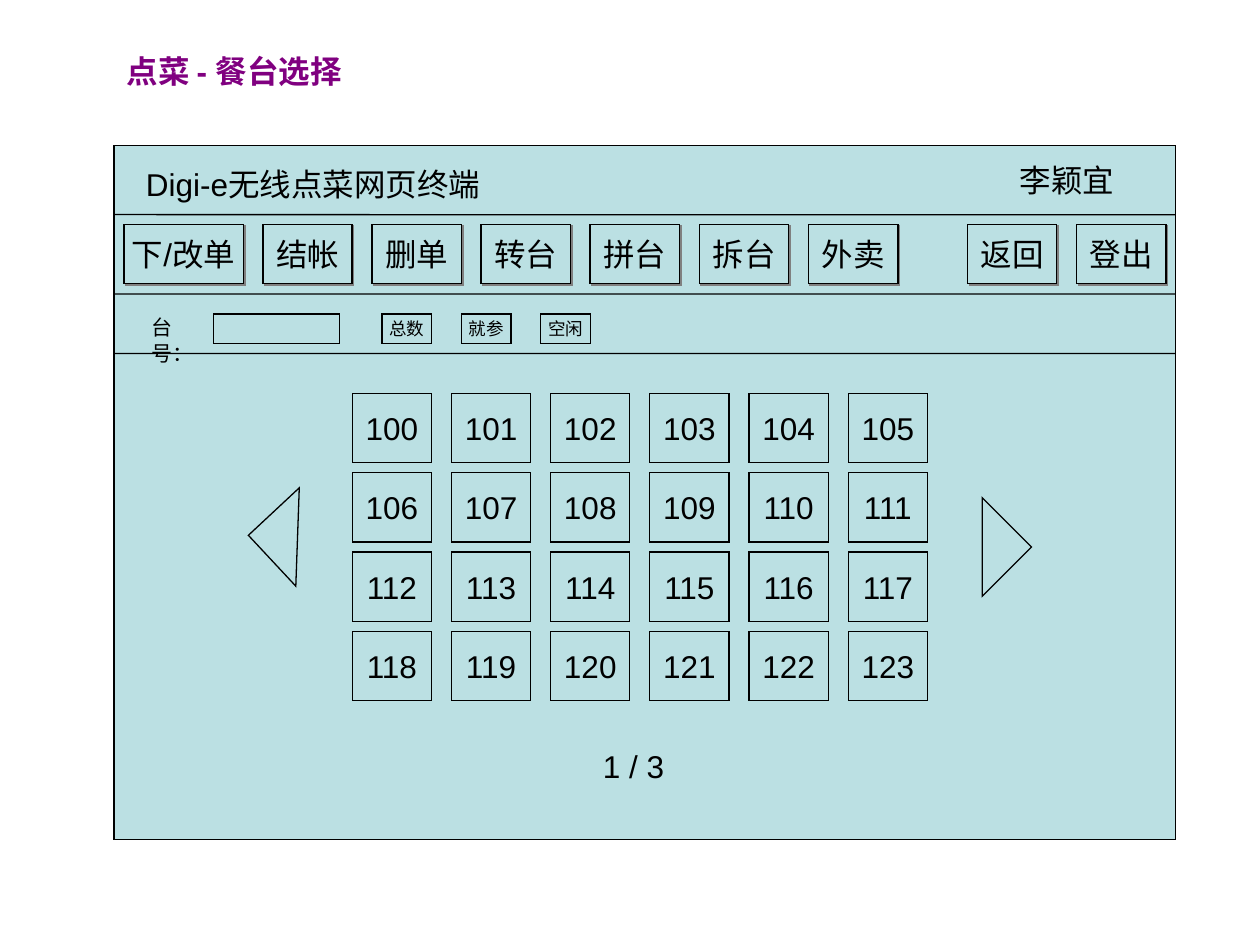
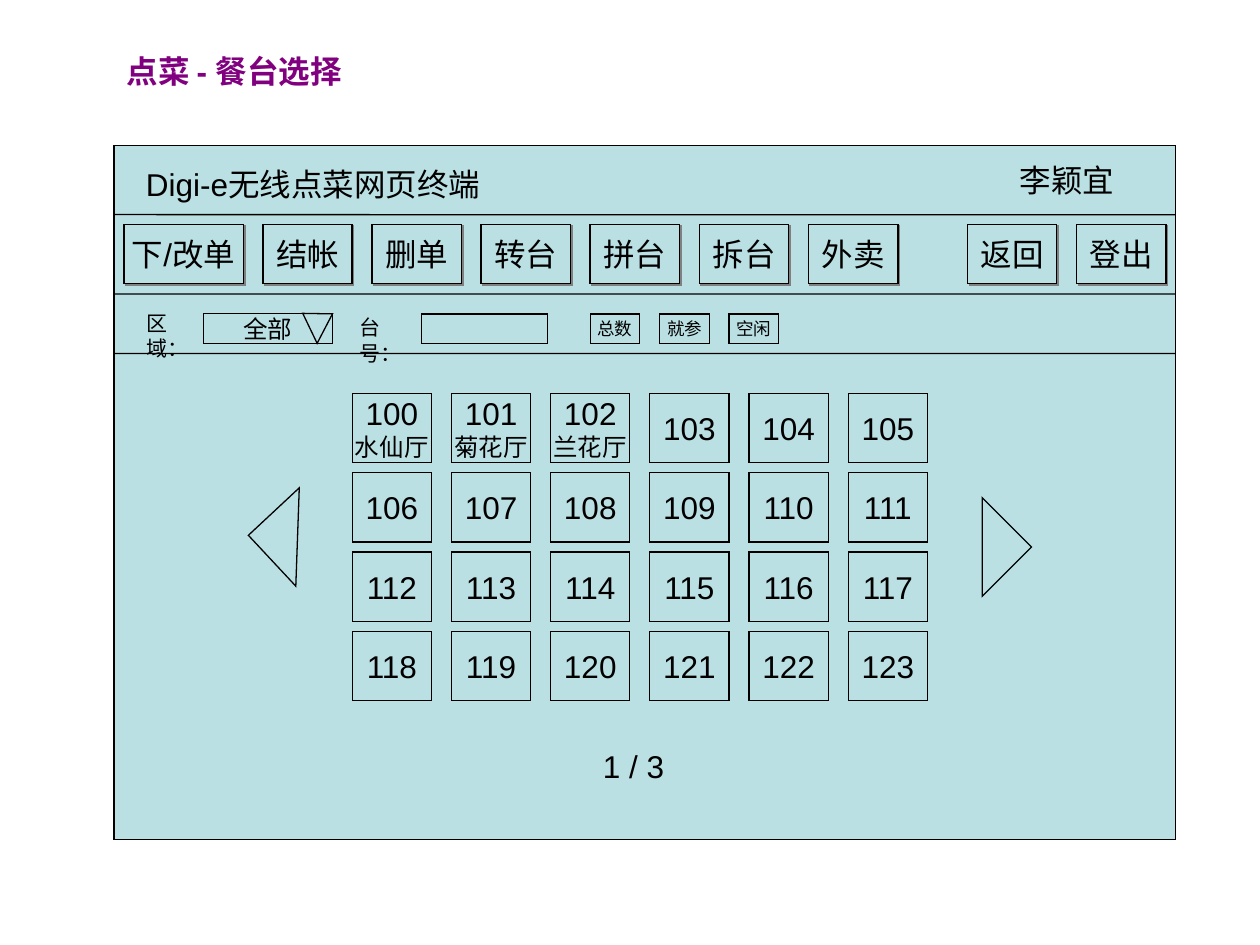
Before and after one commit to runt18/wireless-order-solution, a slide deck: slide 3 of doc/Digi-e网页终端需求.ppt. Drawn at 1260x945 pixels with LibreOffice and Linux fonts; fonts in the diff are those of the drawing. Boxes give left, top, right and bottom in pixels: in the first picture for what was removed or moved away, otherwise in the second. Text is boxed around its words. In the diff, an @@ line names an element or a change of style, - is before the commit and + after.

```diff
--- a/doc/Digi-e网页终端需求.ppt
+++ b/doc/Digi-e网页终端需求.ppt
@@ text added at <box>146,314,188,358</box>, 12 pt, text #000000 @@
+区域：
@@ rectangle added at <box>203,314,331,344</box>, fill #BBE0E3, outline #000000 0.74 pt, 14 pt, text #000000 @@
+全部
@@ triangle added at <box>302,313,333,344</box>, fill #BBE0E3, outline #000000 0.74 pt @@
@@ 2 rectangles, 1 text: place and size @@
-2 rectangles, 1 text at <box>151,314,431,363</box>
+2 rectangles, 1 text at <box>360,314,639,363</box>
@@ rectangle "就参": place and size @@
-rectangle "就参" at <box>461,314,510,344</box>
+rectangle "就参" at <box>660,314,709,344</box>
@@ rectangle "空闲": place and size @@
-rectangle "空闲" at <box>541,314,590,344</box>
+rectangle "空闲" at <box>730,314,779,344</box>
@@ text in rectangle at <box>355,435,429,458</box>: paragraph added @@
+水仙厅
@@ text in rectangle at <box>454,435,528,458</box>: paragraph added @@
+菊花厅
@@ text in rectangle at <box>553,435,627,458</box>: paragraph added @@
+兰花厅
```
Also in this commit, not shown: 1 other slide changed, 1 slide added, 2 other files.
